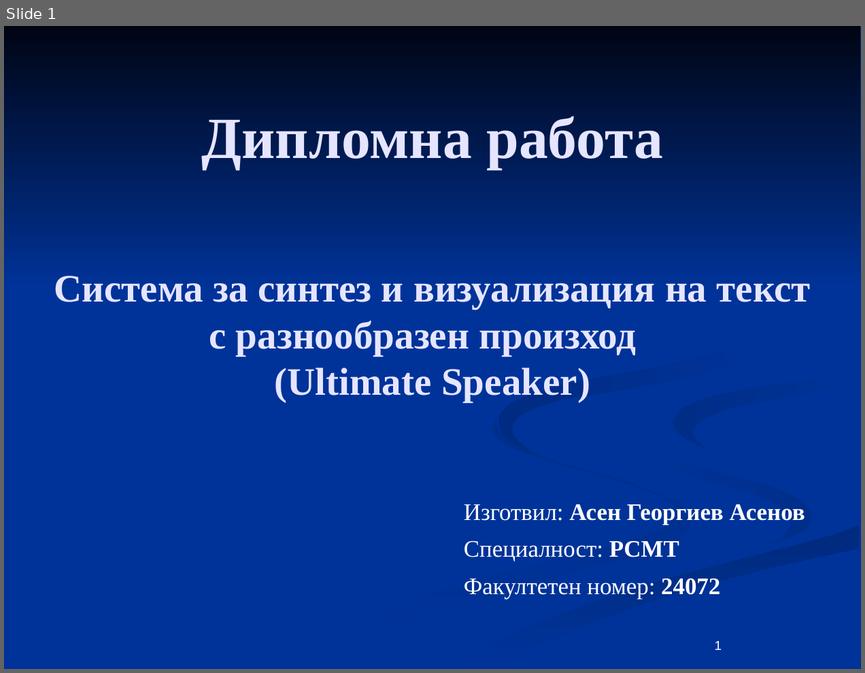
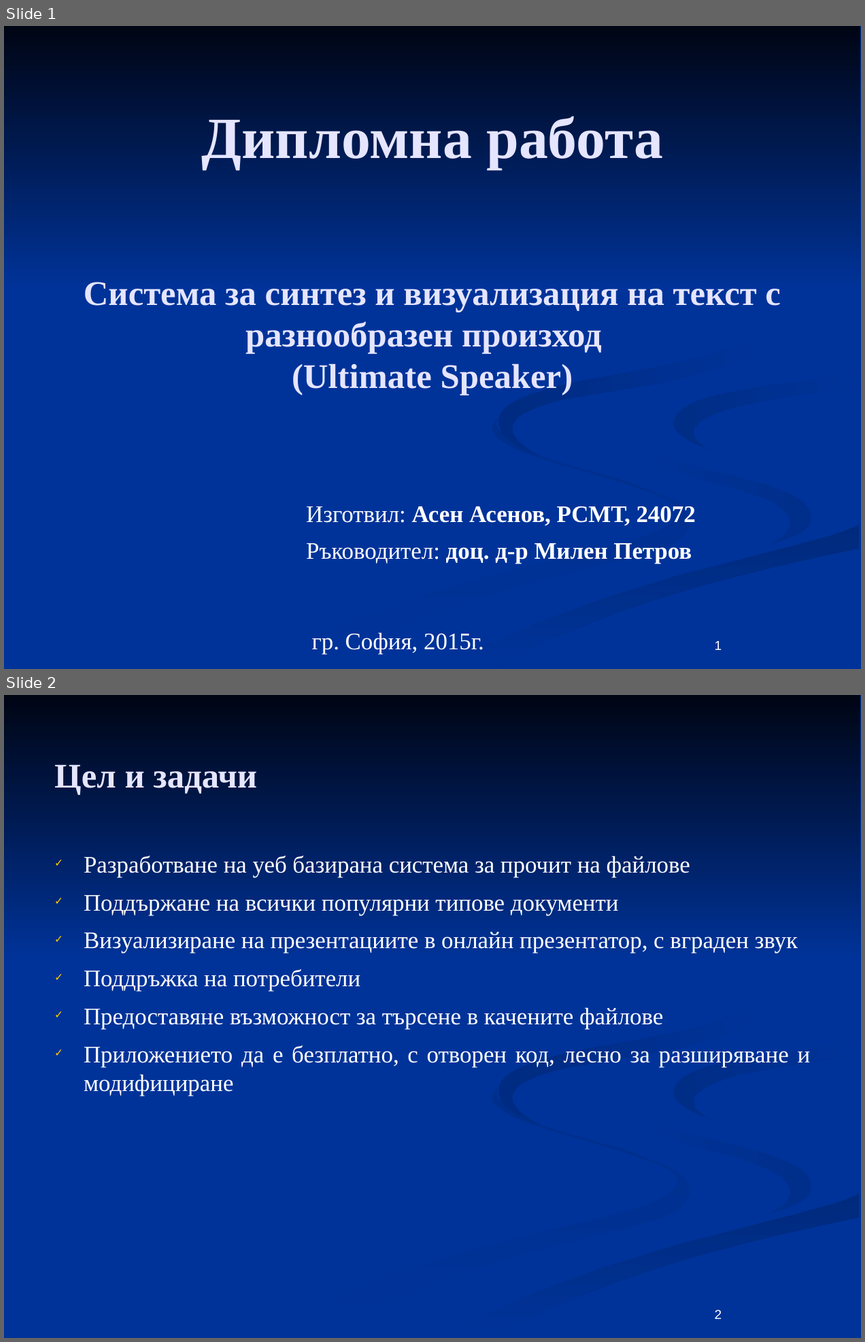
Before and after one commit to aasenov/ultimate-speaker, a slide deck: docs/Diplomna.odp. Shown one above the other, each under a label of ours: slide 1 before the commit, slides 1 and 2 after it. The pictures are 865x673 and 865x1342 pixels, drawn with LibreOffice and Linux fonts; fonts in the diff are those of the drawing. Boxes give left, top, right and bottom in pixels: in the first picture for what was removed or moved away, otherwise in the second. Text is boxed around its words. In the diff, an @@ line names an element or a change of style, - is before the commit and + after.

```diff
--- a/docs/Diplomna.odp
+++ b/docs/Diplomna.odp
@@ slide 2 added at (4, 695, 861, 1338), background #003399; not listed: 7 template elements that a slide beside it also shows @@
@@ title added at (54, 764, 257, 795), 32 pt, text #E5E5FF, bold @@
+Цел и задачи
@@ text added at (84, 855, 810, 1096), 22 pt, text #FFFFFF @@
+✓ Разработване на уеб базирана система за прочит на файлове
+✓ Поддържане на всички популярни типове документи
+✓ Визуализиране на презентациите в онлайн презентатор, с вграден звук
+✓ Поддръжка на потребители
+✓ Предоставяне възможност за търсене в качените файлове
+✓ Приложението да е безплатно, с отворен код, лесно за разширяване и модифициране
@@ page number added at (715, 1309, 722, 1319), 12 pt, text #FFFFFF @@
+2
@@ slide 1 changed as well @@
@@ title "Система за синтез и визуализация ..." at (84, 282, 781, 395): size 36 to 32 pt @@
@@ subtitle at (306, 505, 696, 564): text changed; bold on @@
-Изготвил: Асен Георгиев Асенов
-Специалност: РСМТ
-Факултетен номер: 24072
+Изготвил: Асен Асенов, РСМТ, 24072
+Ръководител: доц. д-р Милен Петров
@@ text added at (312, 632, 484, 654), 22 pt, text #FFFFFF @@
+гр. София, 2015г.
```
Also in this commit, not shown: 10 other slides added, 9 slides removed.
